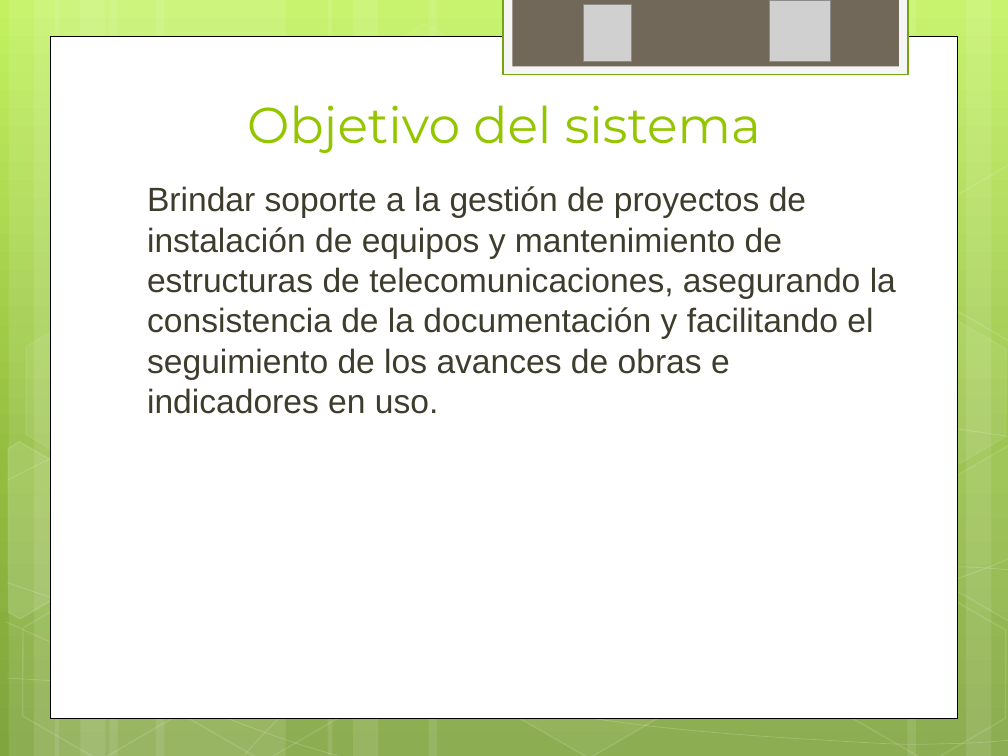
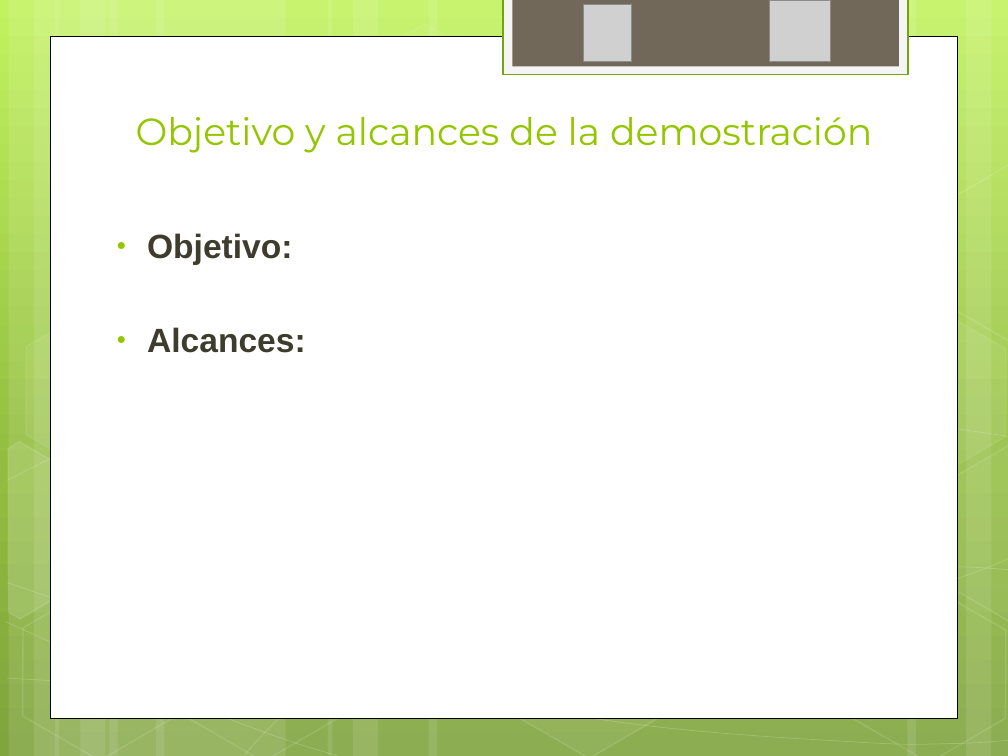
Before and after one commit to ptissera/habilitacion-profesional-2012-4k4, a slide deck: slide 24 of Documentacion/Proyecto/Presentacion Final/Exposicion Final.pptx (slide 31 before the commit). Drawn at 1008x756 pixels with LibreOffice and Linux fonts; fonts in the diff are those of the drawing; grey boxes stand for pictures. Boxes give left, top, right and bottom in pixels: in the first picture for what was removed or moved away, otherwise in the second. Text is boxed around its words. In the diff, an @@ line names an element or a change of style, - is before the commit and + after.

```diff
--- a/Documentacion/Proyecto/Presentacion Final/Exposicion Final.pptx
+++ b/Documentacion/Proyecto/Presentacion Final/Exposicion Final.pptx
@@ text at (136, 117, 872, 153): text changed; size 36 to 27 pt @@
-Objetivo del sistema
+Objetivo y alcances de la demostración
@@ text at (147, 233, 306, 353): text changed; bold on @@
-Brindar soporte a la gestión de proyectos de instalación de equipos y mantenimiento de estructuras de telecomunicaciones, asegurando la consistencia de la documentación y facilitando el seguimiento de los avances de obras e indicadores en uso.
+• Objetivo:
+• Alcances:
```
Also in this commit, not shown: 13 other slides changed, 3 slides added, 11 slides removed.
